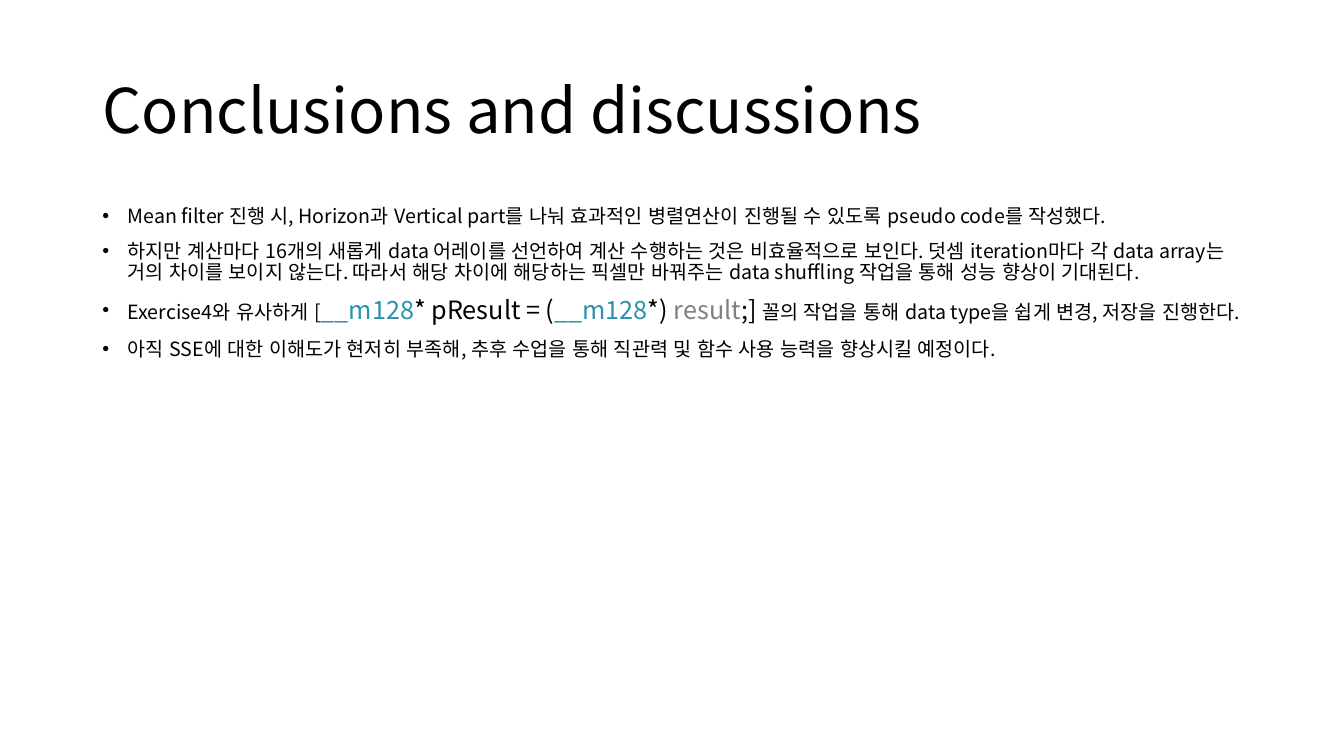
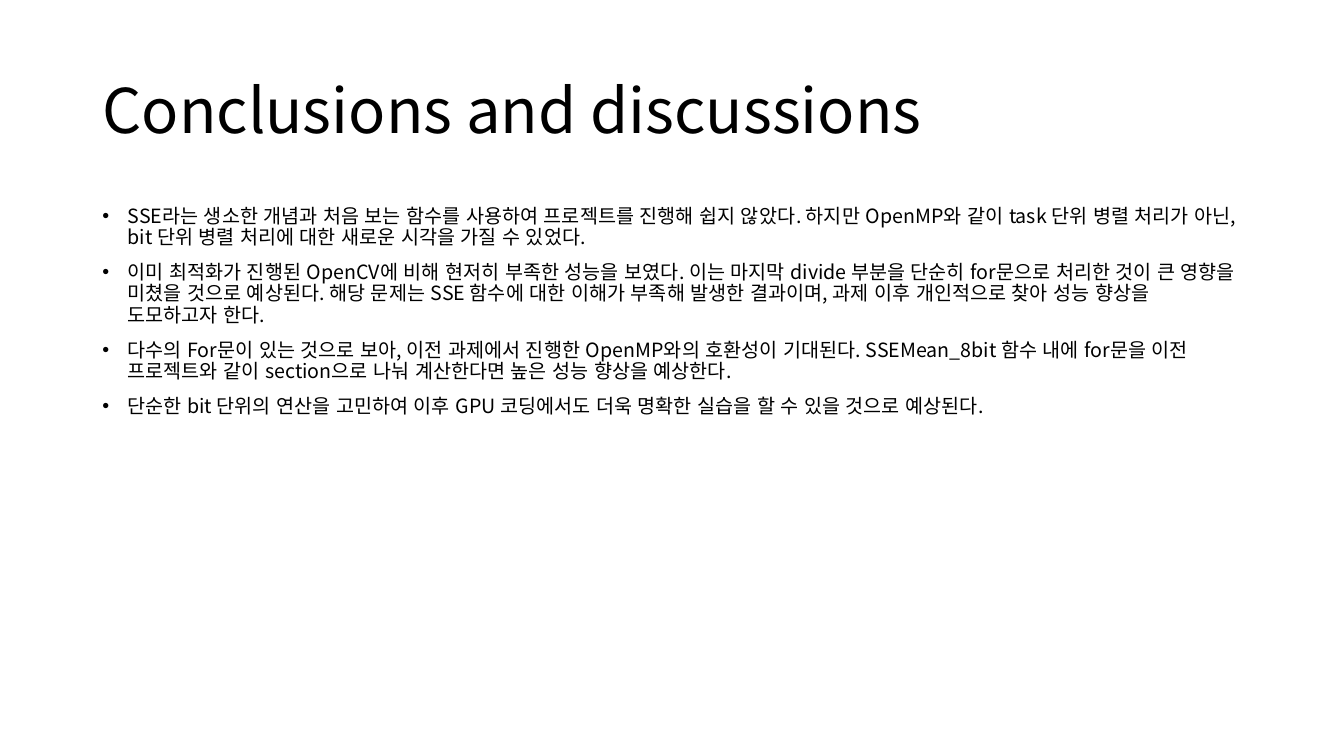
Before and after one commit to Burgunthy/Parallel-Image-Processing, a slide deck: slide 11 of chapter7_SSE_Mean_Filter/sse_Mean_Filter.pptx (slide 6 before the commit). Drawn at 1344x756 pixels with LibreOffice and Linux fonts; fonts in the diff are those of the drawing. Boxes give left, top, right and bottom in pixels: in the first picture for what was removed or moved away, otherwise in the second. Text is boxed around its words. In the diff, an @@ line names an element or a change of style, - is before the commit and + after.

```diff
--- a/chapter7_SSE_Mean_Filter/sse_Mean_Filter.pptx
+++ b/chapter7_SSE_Mean_Filter/sse_Mean_Filter.pptx
@@ text at [128,206,1236,415]: text changed @@
-• Mean filter 진행 시, Horizon과 Vertical part를 나눠 효과적인 병렬연산이 진행될 수 있도록 pseudo code를 작성했다.
-• 하지만 계산마다 16개의 새롭게 data 어레이를 선언하여 계산 수행하는 것은 비효율적으로 보인다. 덧셈 iteration마다 각 data array는 거의 차이를 보이지 않는다. 따라서 해당 차이에 해당하는 픽셀만 바꿔주는 data shuffling 작업을 통해 성능 향상이 기대된다.
-• Exercise4와 유사하게 [__m128* pResult = (__m128*) result;] 꼴의 작업을 통해 data type을 쉽게 변경, 저장을 진행한다.
-• 아직 SSE에 대한 이해도가 현저히 부족해, 추후 수업을 통해 직관력 및 함수 사용 능력을 향상시킬 예정이다.
+• SSE라는 생소한 개념과 처음 보는 함수를 사용하여 프로젝트를 진행해 쉽지 않았다. 하지만 OpenMP와 같이 task 단위 병렬 처리가 아닌, bit 단위 병렬 처리에 대한 새로운 시각을 가질 수 있었다.
+• 이미 최적화가 진행된 OpenCV에 비해 현저히 부족한 성능을 보였다. 이는 마지막 divide 부분을 단순히 for문으로 처리한 것이 큰 영향을 미쳤을 것으로 예상된다. 해당 문제는 SSE 함수에 대한 이해가 부족해 발생한 결과이며, 과제 이후 개인적으로 찾아 성능 향상을 도모하고자 한다.
+• 다수의 For문이 있는 것으로 보아, 이전 과제에서 진행한 OpenMP와의 호환성이 기대된다. SSEMean_8bit 함수 내에 for문을 이전 프로젝트와 같이 section으로 나눠 계산한다면 높은 성능 향상을 예상한다.
+• 단순한 bit 단위의 연산을 고민하여 이후 GPU 코딩에서도 더욱 명확한 실습을 할 수 있을 것으로 예상된다.
```
Also in this commit, not shown: 2 other slides changed, 8 slides added, 3 slides removed, 2 other files.
